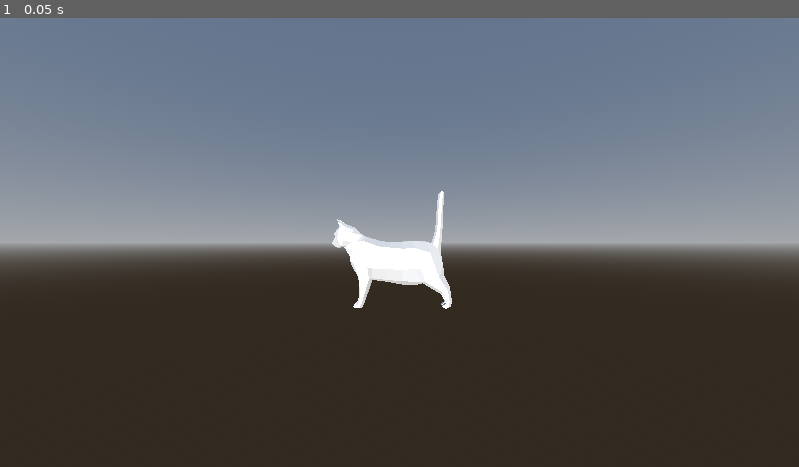
Above: before the commit, frame 1.
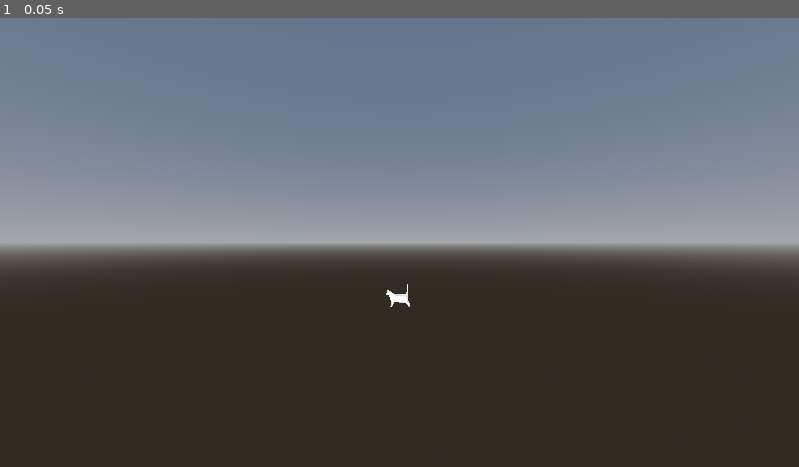
Above: after the commit, the same moment.

Repository: Aszanat/animation
Game: Godot game, scene res://world.tscn
The game is run twice, just before and just after one commit, with the same random seed, the same clock (stepped at 60 frames per second) and the same inputs.
Inputs:
- Up to frame 1 (0.05 s): no input

The runs differ from the first frame. In frame 1, 1.5% of the frame differs, in the area x 41-57%, y 38-65%.

Commit message:
Rotate cat in blender

Diff:
--- a/world.tscn
+++ b/world.tscn
@@ -15,7 +15,6 @@
 [node name="World" type="Node3D" unique_id=733395386]
 
 [node name="Suflet" parent="." unique_id=722566062 instance=ExtResource("1_f3sb7")]
-transform = Transform3D(1, 0, 0, 0, -4.371139e-08, -1, 0, 1, -4.371139e-08, 0, 0, 0)
 
 [node name="Camera3D" type="Camera3D" parent="." unique_id=390553998]
 transform = Transform3D(1, 0, 0, 0, 1, 0, 0, 0, 1, 0, 1.3316828, 6.024)
Binary file changed: Suflet.glb
